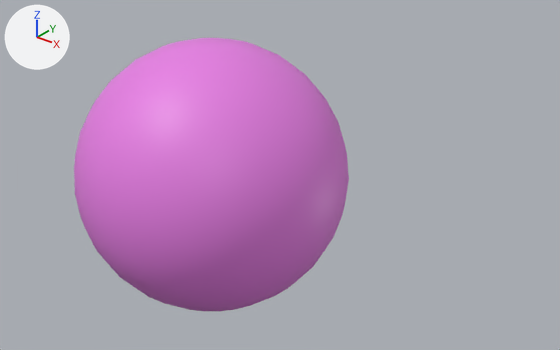
One commit to the FBX model Game-Client/Resources/Models/t.fbx: the scene before it, then after it.
Rendered twice from a 50 mm lens placed at (3.62, -3.74, 2.51), pointed at (0.68, -0.06, 0.23). Arrows for +X, +Y and +Z are at upper left; the lights stay in place. Where no turn or scale is listed for an object, it has been applied to the vertices.
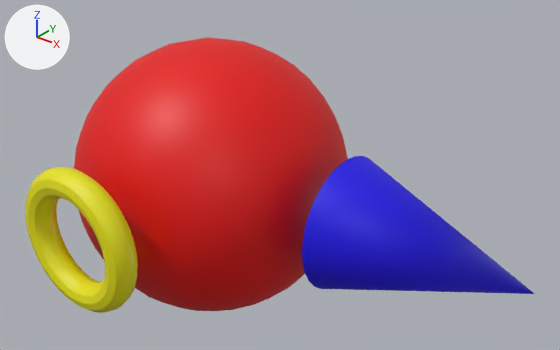
What differs and where, as boxes (x1, y1, x2, y2) in the pictures (560 x 350 px):
'Sphere', surface changed, turned (pink to red): before (74, 38, 349, 311); after (74, 37, 348, 311)
'Cone', added (blue): after (302, 156, 535, 294)
'Torus', added (yellow): after (25, 167, 138, 313)

Diff of the bpy script that builds the scene:
```diff
--- a/Game-Client/Resources/Models/t.fbx.py
+++ b/Game-Client/Resources/Models/t.fbx.py
@@ mat_material_001 @@
 mat_material_001 = principled_material('Material.001')
-mat_material_001.texture = img_testimage_png
+mat_material_001.base_color = (0.8, 0.00126, 0.0)  # red #e70400
@@ mat_material_002 @@
+mat_material_002 = principled_material('Material.002')
+mat_material_002.base_color = (0.00969, 0.0, 0.8)  # blue #1900e7
@@ mat_material_003 @@
+mat_material_003 = principled_material('Material.003')
+mat_material_003.base_color = (0.8, 0.761, 0.0)  # yellow #e7e200
@@ me_cone @@
+me_cone.from_pydata(...)  # a 32-sided cone pointing to +x spanning x 1.171..2.468, y -0.457..0.457, z -0.457..0.457
+me_cone.materials.append(mat_material_002)  # blue #1900e7
@@ me_torus @@
+me_torus.from_pydata(...)  # a torus around y (ring radius 0.392, tube radius 0.098) spanning x -0.49..0.49, y -1.324..-1.129, z -0.49..0.49
+me_torus.materials.append(mat_material_003)  # yellow #e7e200
@@ ob_sphere @@
 ob_sphere.location = (0.0, 0.0, 0.0)
-ob_sphere.rotation_euler = (0.0, 0.0, -3.142)  # degrees (0, 0, -180)
+ob_sphere.rotation_euler = (1.571, 0.0, 0.0)  # degrees (90, 0, 0)
@@ ob_cone @@
+ob_cone = bpy.data.objects.new('Cone', me_cone)
+ob_cone.location = (0.0, 0.0, 0.0)
@@ ob_torus @@
+ob_torus = bpy.data.objects.new('Torus', me_torus)
+ob_torus.location = (0.0, 0.0, 0.0)
```
